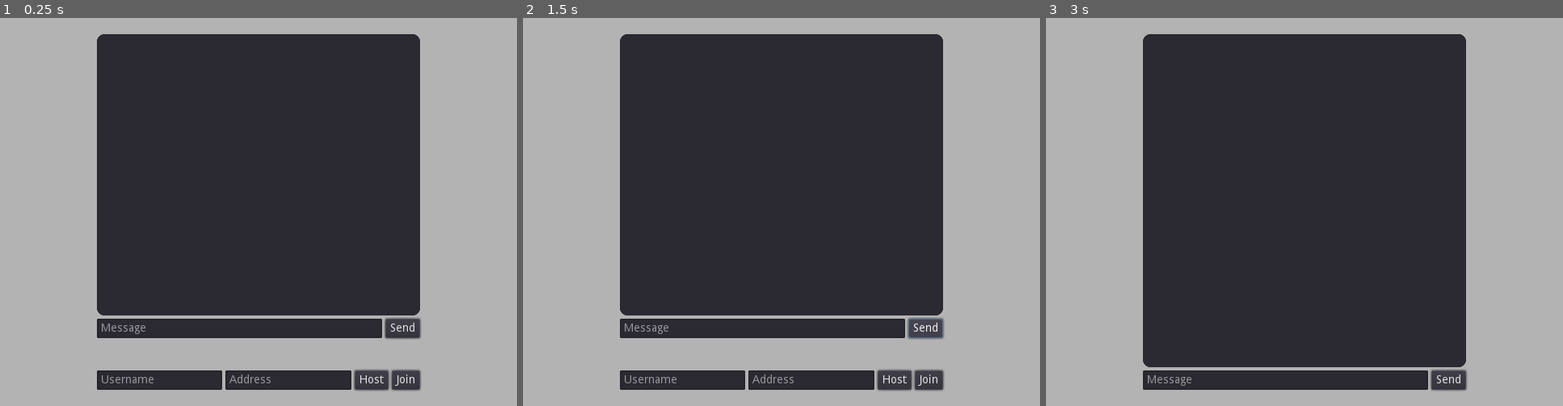
Above: before the commit, frames 1-3 (left to right).
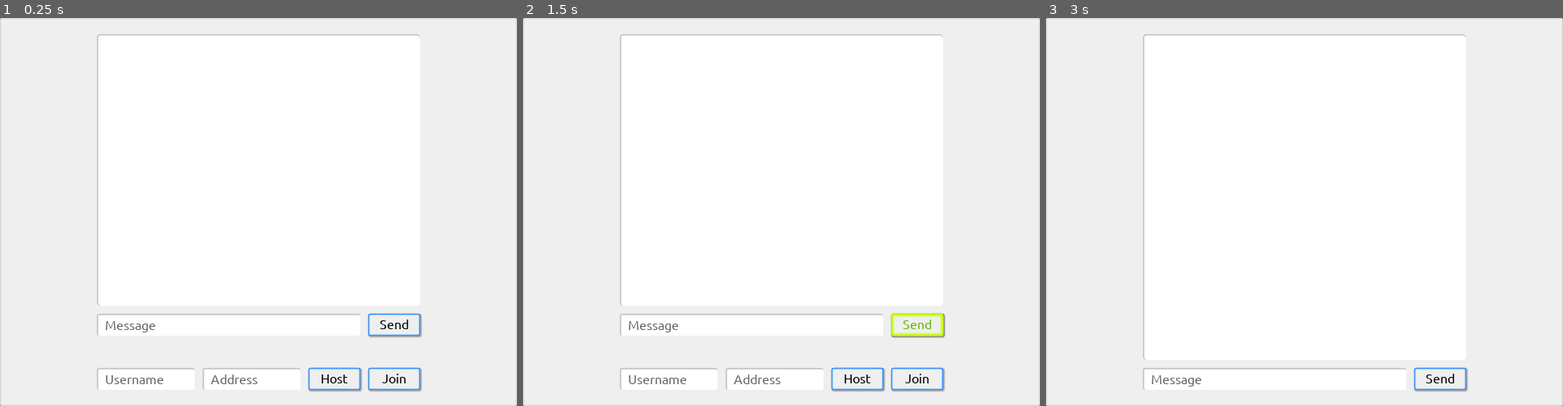
Above: after the commit, the same moments.

Repository: UbeJelly/Koteksu
Game: Godot game, scene res://Scenes/Main.tscn
Same seed, same stepped clock (60 frames per second), same inputs: the game is played once before the commit and once after it.
Inputs:
- Up to frame 1 (0.25 s): no input
- Up to frame 2 (1.5 s): click "Send" at 0.5 s; click "Send" at 1.25 s
- Up to frame 3 (3 s): click "Send" at 2 s; click "Host" at 2.75 s

The runs differ from the first frame. In frame 1, 100% of the frame differs, in the area x 0-100%, y 0-100%; in frame 2, 100%; in frame 3, 100%.

Commit message:
Added Default.tres theme resource to use as default theme, updated README

Diff:
--- /dev/null
+++ b/Resources/GDResources/Themes/Default.tres
@@ -0,0 +1,220 @@
+[gd_resource type="Theme" load_steps=23 format=2]
+
+[ext_resource path="res://Resources/Font/Ubuntu/Ubuntu-Regular.ttf" type="DynamicFontData" id=1]
+[ext_resource path="res://Resources/Font/Noto_Sans_Mono/NotoSansMono-Regular.ttf" type="DynamicFontData" id=2]
+[ext_resource path="res://Resources/Font/Ubuntu/Ubuntu-Italic.ttf" type="DynamicFontData" id=3]
+[ext_resource path="res://Resources/Font/Ubuntu/Ubuntu-BoldItalic.ttf" type="DynamicFontData" id=4]
+[ext_resource path="res://Resources/Font/Ubuntu/Ubuntu-Bold.ttf" type="DynamicFontData" id=5]
+
+[sub_resource type="DynamicFont" id=1]
+use_mipmaps = true
+use_filter = true
+extra_spacing_top = 2
+extra_spacing_bottom = 2
+font_data = ExtResource( 1 )
+
+[sub_resource type="StyleBoxFlat" id=2]
+bg_color = Color( 0.25098, 0.25098, 0.25098, 1 )
+border_width_left = 2
+border_width_top = 2
+border_width_right = 2
+border_width_bottom = 2
+border_color = Color( 0.392157, 0.392157, 0.392157, 1 )
+border_blend = true
+corner_radius_top_left = 2
+corner_radius_top_right = 2
+corner_radius_bottom_right = 2
+corner_radius_bottom_left = 2
+shadow_color = Color( 0, 0, 0, 0.313726 )
+shadow_size = 2
+shadow_offset = Vector2( 1, 1 )
+
+[sub_resource type="StyleBoxFlat" id=9]
+bg_color = Color( 0, 0, 0, 0 )
+draw_center = false
+border_width_left = 4
+border_width_top = 4
+border_width_right = 4
+border_width_bottom = 4
+border_color = Color( 0.780392, 1, 0, 1 )
+border_blend = true
+corner_radius_top_left = 2
+corner_radius_top_right = 2
+corner_radius_bottom_right = 2
+corner_radius_bottom_left = 2
+shadow_color = Color( 0, 0, 0, 0.313726 )
+shadow_size = 2
+shadow_offset = Vector2( 1, 1 )
+
+[sub_resource type="StyleBoxFlat" id=4]
+bg_color = Color( 0.941176, 0.941176, 0.941176, 1 )
+border_width_left = 4
+border_width_top = 4
+border_width_right = 4
+border_width_bottom = 4
+border_color = Color( 0.780392, 1, 0, 1 )
+border_blend = true
+corner_radius_top_left = 2
+corner_radius_top_right = 2
+corner_radius_bottom_right = 2
+corner_radius_bottom_left = 2
+shadow_color = Color( 0, 0, 0, 0.313726 )
+shadow_size = 2
+shadow_offset = Vector2( 1, 1 )
+
+[sub_resource type="StyleBoxFlat" id=5]
+bg_color = Color( 0.941176, 0.941176, 0.941176, 1 )
+border_width_left = 2
+border_width_top = 2
+border_width_right = 2
+border_width_bottom = 2
+border_color = Color( 0, 0.462745, 1, 1 )
+border_blend = true
+corner_radius_top_left = 2
+corner_radius_top_right = 2
+corner_radius_bottom_right = 2
+corner_radius_bottom_left = 2
+shadow_color = Color( 0, 0, 0, 0.313726 )
+shadow_size = 2
+shadow_offset = Vector2( 1, 1 )
+
+[sub_resource type="StyleBoxFlat" id=6]
+bg_color = Color( 0.941176, 0.941176, 0.941176, 1 )
+border_width_left = 2
+border_width_top = 2
+border_width_right = 2
+border_width_bottom = 2
+border_color = Color( 0.780392, 1, 0, 1 )
+border_blend = true
+corner_radius_top_left = 2
+corner_radius_top_right = 2
+corner_radius_bottom_right = 2
+corner_radius_bottom_left = 2
+shadow_color = Color( 0, 0, 0, 0.313726 )
+shadow_size = 2
+shadow_offset = Vector2( 1, 1 )
+
+[sub_resource type="DynamicFont" id=8]
+use_mipmaps = true
+use_filter = true
+font_data = ExtResource( 1 )
+
+[sub_resource type="DynamicFont" id=10]
+use_mipmaps = true
+use_filter = true
+font_data = ExtResource( 1 )
+
+[sub_resource type="StyleBoxFlat" id=11]
+content_margin_left = 10.0
+bg_color = Color( 1, 1, 1, 1 )
+border_width_left = 2
+border_width_top = 2
+border_color = Color( 0.392157, 0.392157, 0.392157, 0.25098 )
+border_blend = true
+corner_radius_top_left = 2
+corner_radius_top_right = 2
+corner_radius_bottom_right = 2
+corner_radius_bottom_left = 2
+
+[sub_resource type="StyleBoxFlat" id=12]
+content_margin_left = 10.0
+bg_color = Color( 0.627451, 0.627451, 0.627451, 1 )
+border_width_left = 2
+border_width_top = 2
+border_color = Color( 0.392157, 0.392157, 0.392157, 0.25098 )
+border_blend = true
+corner_radius_top_left = 2
+corner_radius_top_right = 2
+corner_radius_bottom_right = 2
+corner_radius_bottom_left = 2
+
+[sub_resource type="StyleBoxFlat" id=7]
+bg_color = Color( 0.941176, 0.941176, 0.941176, 1 )
+border_width_left = 2
+border_width_top = 2
+border_width_right = 2
+border_width_bottom = 2
+border_blend = true
+corner_radius_top_left = 2
+corner_radius_top_right = 2
+corner_radius_bottom_right = 2
+corner_radius_bottom_left = 2
+shadow_size = 2
+
+[sub_resource type="DynamicFont" id=19]
+font_data = ExtResource( 5 )
+
+[sub_resource type="DynamicFont" id=18]
+font_data = ExtResource( 4 )
+
+[sub_resource type="DynamicFont" id=17]
+font_data = ExtResource( 3 )
+
+[sub_resource type="DynamicFont" id=15]
+size = 14
+font_data = ExtResource( 2 )
+
+[sub_resource type="DynamicFont" id=16]
+font_data = ExtResource( 1 )
+
+[sub_resource type="StyleBoxFlat" id=14]
+content_margin_left = 10.0
+content_margin_right = 10.0
+content_margin_top = 10.0
+content_margin_bottom = 10.0
+bg_color = Color( 1, 1, 1, 1 )
+border_width_left = 2
+border_width_top = 2
+border_color = Color( 0.392157, 0.392157, 0.392157, 0.25098 )
+border_blend = true
+corner_radius_top_left = 4
+corner_radius_top_right = 4
+corner_radius_bottom_right = 4
+corner_radius_bottom_left = 4
+
+[resource]
+Button/colors/font_color = Color( 0, 0, 0, 1 )
+Button/colors/font_color_focus = Color( 0, 0, 0, 1 )
+Button/colors/font_color_hover = Color( 0.396078, 0.72549, 0, 1 )
+Button/colors/font_color_hover_pressed = Color( 0.709804, 0.854902, 0, 1 )
+Button/colors/font_color_pressed = Color( 0.537255, 0.729412, 0, 1 )
+Button/colors/icon_color_disabled = Color( 1, 1, 1, 0.4 )
+Button/colors/icon_color_focus = Color( 1, 1, 1, 1 )
+Button/colors/icon_color_hover = Color( 1, 1, 1, 1 )
+Button/colors/icon_color_hover_pressed = Color( 1, 1, 1, 1 )
+Button/colors/icon_color_normal = Color( 1, 1, 1, 1 )
+Button/colors/icon_color_pressed = Color( 1, 1, 1, 1 )
+Button/fonts/font = SubResource( 1 )
+Button/styles/disabled = SubResource( 2 )
+Button/styles/focus = SubResource( 9 )
+Button/styles/hover = SubResource( 4 )
+Button/styles/normal = SubResource( 5 )
+Button/styles/pressed = SubResource( 6 )
+HBoxContainer/constants/separation = 10
+Label/colors/font_color = Color( 0, 0, 0, 1 )
+Label/colors/font_color_shadow = Color( 0, 0, 0, 0.25098 )
+Label/fonts/font = SubResource( 8 )
+LineEdit/colors/cursor_color = Color( 0, 0, 0, 1 )
+LineEdit/colors/font_color = Color( 0, 0, 0, 1 )
+LineEdit/colors/font_color_selected = Color( 1, 1, 1, 1 )
+LineEdit/colors/font_color_uneditable = Color( 0.313726, 0.313726, 0.313726, 1 )
+LineEdit/colors/selection_color = Color( 0, 0.462745, 1, 1 )
+LineEdit/fonts/font = SubResource( 10 )
+LineEdit/styles/normal = SubResource( 11 )
+LineEdit/styles/read_only = SubResource( 12 )
+MarginContainer/constants/margin_bottom = 20
+MarginContainer/constants/margin_left = 20
+MarginContainer/constants/margin_right = 20
+MarginContainer/constants/margin_top = 20
+Panel/styles/panel = SubResource( 7 )
+RichTextLabel/colors/default_color = Color( 0, 0, 0, 1 )
+RichTextLabel/colors/font_color_selected = Color( 1, 1, 1, 1 )
+RichTextLabel/colors/font_color_shadow = Color( 0, 0, 0, 0 )
+RichTextLabel/colors/selection_color = Color( 0.894118, 1, 0.458824, 0.8 )
+RichTextLabel/fonts/bold_font = SubResource( 19 )
+RichTextLabel/fonts/bold_italics_font = SubResource( 18 )
+RichTextLabel/fonts/italics_font = SubResource( 17 )
+RichTextLabel/fonts/mono_font = SubResource( 15 )
+RichTextLabel/fonts/normal_font = SubResource( 16 )
+RichTextLabel/styles/normal = SubResource( 14 )
+VBoxContainer/constants/separation = 10
--- a/Scenes/Main.tscn
+++ b/Scenes/Main.tscn
@@ -1,44 +1,18 @@
-[gd_scene load_steps=14 format=2]
+[gd_scene load_steps=4 format=2]
 
 [ext_resource path="res://Scripts/Main.gd" type="Script" id=1]
-[ext_resource path="res://Resources/Font/Ubuntu/Ubuntu-Regular.ttf" type="DynamicFontData" id=2]
-[ext_resource path="res://Resources/Font/Ubuntu/Ubuntu-Bold.ttf" type="DynamicFontData" id=3]
-[ext_resource path="res://Resources/Font/Ubuntu/Ubuntu-Italic.ttf" type="DynamicFontData" id=4]
-[ext_resource path="res://Resources/Font/Ubuntu/Ubuntu-BoldItalic.ttf" type="DynamicFontData" id=5]
-[ext_resource path="res://Resources/Font/Noto_Sans_Mono/NotoSansMono-Regular.ttf" type="DynamicFontData" id=6]
 [ext_resource path="res://Scripts/Message.gd" type="Script" id=7]
-
-[sub_resource type="DynamicFont" id=6]
-size = 14
-font_data = ExtResource( 6 )
-
-[sub_resource type="DynamicFont" id=5]
-font_data = ExtResource( 5 )
-
-[sub_resource type="DynamicFont" id=4]
-font_data = ExtResource( 4 )
-
-[sub_resource type="DynamicFont" id=3]
-font_data = ExtResource( 3 )
-
-[sub_resource type="DynamicFont" id=2]
-font_data = ExtResource( 2 )
-
-[sub_resource type="StyleBoxFlat" id=1]
-content_margin_left = 10.0
-content_margin_right = 10.0
-content_margin_top = 10.0
-content_margin_bottom = 10.0
-bg_color = Color( 0.172549, 0.164706, 0.196078, 1 )
-corner_radius_top_left = 10
-corner_radius_top_right = 10
-corner_radius_bottom_right = 10
-corner_radius_bottom_left = 10
+[ext_resource path="res://Resources/GDResources/Themes/Default.tres" type="Theme" id=8]
 
 [node name="Main" type="Control"]
 anchor_right = 1.0
 anchor_bottom = 1.0
+theme = ExtResource( 8 )
 script = ExtResource( 1 )
+
+[node name="Panel" type="Panel" parent="."]
+anchor_right = 1.0
+anchor_bottom = 1.0
 
 [node name="Margin" type="MarginContainer" parent="."]
 anchor_right = 1.0
@@ -58,34 +32,28 @@
 
 [node name="Chat" type="VBoxContainer" parent="Margin/Rows"]
 margin_right = 400.0
-margin_bottom = 376.0
+margin_bottom = 373.0
 size_flags_vertical = 3
 
 [node name="Chatbox" type="RichTextLabel" parent="Margin/Rows/Chat"]
 unique_name_in_owner = true
 margin_right = 400.0
-margin_bottom = 348.0
+margin_bottom = 336.0
 focus_mode = 2
 size_flags_vertical = 3
-custom_fonts/mono_font = SubResource( 6 )
-custom_fonts/bold_italics_font = SubResource( 5 )
-custom_fonts/italics_font = SubResource( 4 )
-custom_fonts/bold_font = SubResource( 3 )
-custom_fonts/normal_font = SubResource( 2 )
-custom_styles/normal = SubResource( 1 )
 bbcode_enabled = true
 scroll_following = true
 selection_enabled = true
 
 [node name="User" type="HBoxContainer" parent="Margin/Rows/Chat"]
-margin_top = 352.0
+margin_top = 346.0
 margin_right = 400.0
-margin_bottom = 376.0
+margin_bottom = 373.0
 
 [node name="Message" type="LineEdit" parent="Margin/Rows/Chat/User"]
 unique_name_in_owner = true
-margin_right = 353.0
-margin_bottom = 24.0
+margin_right = 326.0
+margin_bottom = 27.0
 size_flags_horizontal = 3
 placeholder_text = "Message"
 caret_blink = true
@@ -93,47 +61,53 @@
 
 [node name="Send" type="Button" parent="Margin/Rows/Chat/User"]
 unique_name_in_owner = true
-margin_left = 357.0
+margin_left = 336.0
 margin_right = 400.0
-margin_bottom = 24.0
+margin_bottom = 27.0
+rect_min_size = Vector2( 64, 0 )
+mouse_default_cursor_shape = 2
 size_flags_horizontal = 0
 text = "Send"
 
 [node name="Client" type="HBoxContainer" parent="Margin/Rows"]
 unique_name_in_owner = true
-margin_top = 416.0
+margin_top = 413.0
 margin_right = 400.0
 margin_bottom = 440.0
 
 [node name="Username" type="LineEdit" parent="Margin/Rows/Client"]
 unique_name_in_owner = true
-margin_right = 155.0
-margin_bottom = 24.0
+margin_right = 121.0
+margin_bottom = 27.0
 size_flags_horizontal = 3
 placeholder_text = "Username"
 caret_blink = true
 
 [node name="Address" type="LineEdit" parent="Margin/Rows/Client"]
 unique_name_in_owner = true
-margin_left = 159.0
-margin_right = 315.0
-margin_bottom = 24.0
+margin_left = 131.0
+margin_right = 252.0
+margin_bottom = 27.0
 size_flags_horizontal = 3
 placeholder_text = "Address"
 caret_blink = true
 
 [node name="Host" type="Button" parent="Margin/Rows/Client"]
 unique_name_in_owner = true
-margin_left = 319.0
-margin_right = 361.0
-margin_bottom = 24.0
+margin_left = 262.0
+margin_right = 326.0
+margin_bottom = 27.0
+rect_min_size = Vector2( 64, 0 )
+mouse_default_cursor_shape = 2
 text = "Host"
 
 [node name="Join" type="Button" parent="Margin/Rows/Client"]
 unique_name_in_owner = true
-margin_left = 365.0
+margin_left = 336.0
 margin_right = 400.0
-margin_bottom = 24.0
+margin_bottom = 27.0
+rect_min_size = Vector2( 64, 0 )
+mouse_default_cursor_shape = 2
 text = "Join"
 
 [connection signal="pressed" from="Margin/Rows/Chat/User/Send" to="." method="_on_Send_pressed"]
Binary file added: theme_preview.gif
Binary file added: theme_resource_preview.png
Not shown, changed: README.md
